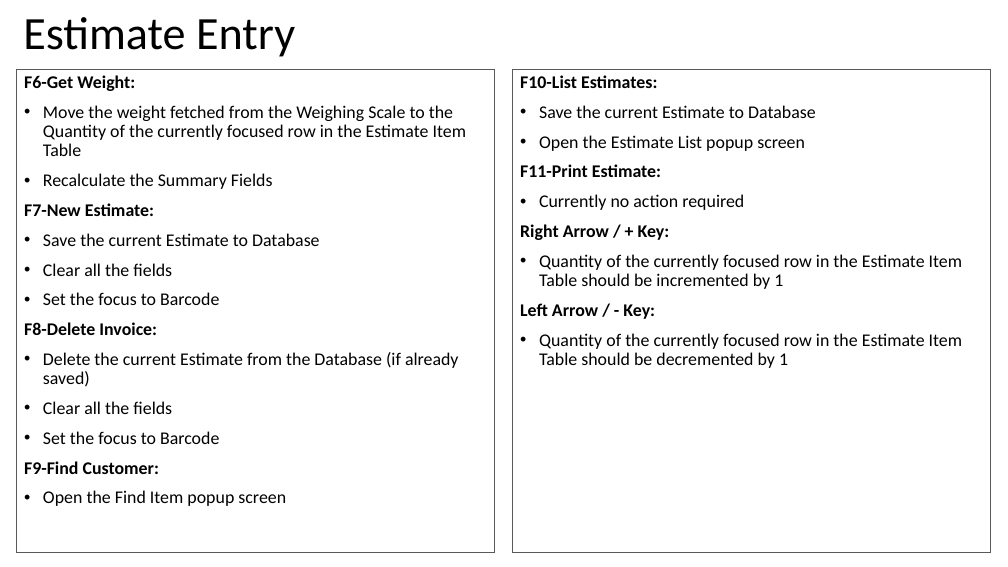
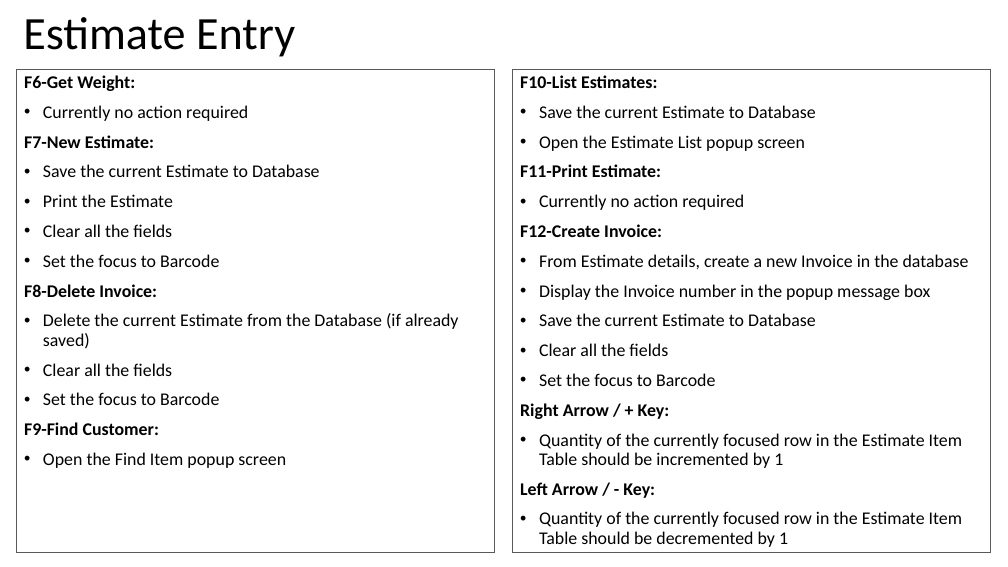
Before and after one commit to valignit/Documents, a slide deck: slide 7 of brief-specs.pptx. Drawn at 1008x567 pixels with LibreOffice and Linux fonts; fonts in the diff are those of the drawing. Boxes give left, top, right and bottom in pixels: in the first picture for what was removed or moved away, otherwise in the second. Text is boxed around its words. In the diff, an @@ line names an element or a change of style, - is before the commit and + after.

```diff
--- a/brief-specs.pptx
+++ b/brief-specs.pptx
@@ text in rectangle at box(43, 105, 248, 121): text changed @@
-• Move the weight fetched from the Weighing Scale to the Quantity of the currently focused row in the Estimate Item Table
-• Recalculate the Summary Fields
+• Currently no action required
@@ text in rectangle at box(43, 194, 173, 207): paragraph added @@
+• Print the Estimate
@@ text in rectangle at box(520, 224, 969, 386): paragraphs added @@
+F12-Create Invoice:
+• From Estimate details, create a new Invoice in the database
+• Display the Invoice number in the popup message box
+• Save the current Estimate to Database
+• Clear all the fields
+• Set the focus to Barcode
```
Also in this commit, not shown: 24 other slides changed, 1 slide added.
